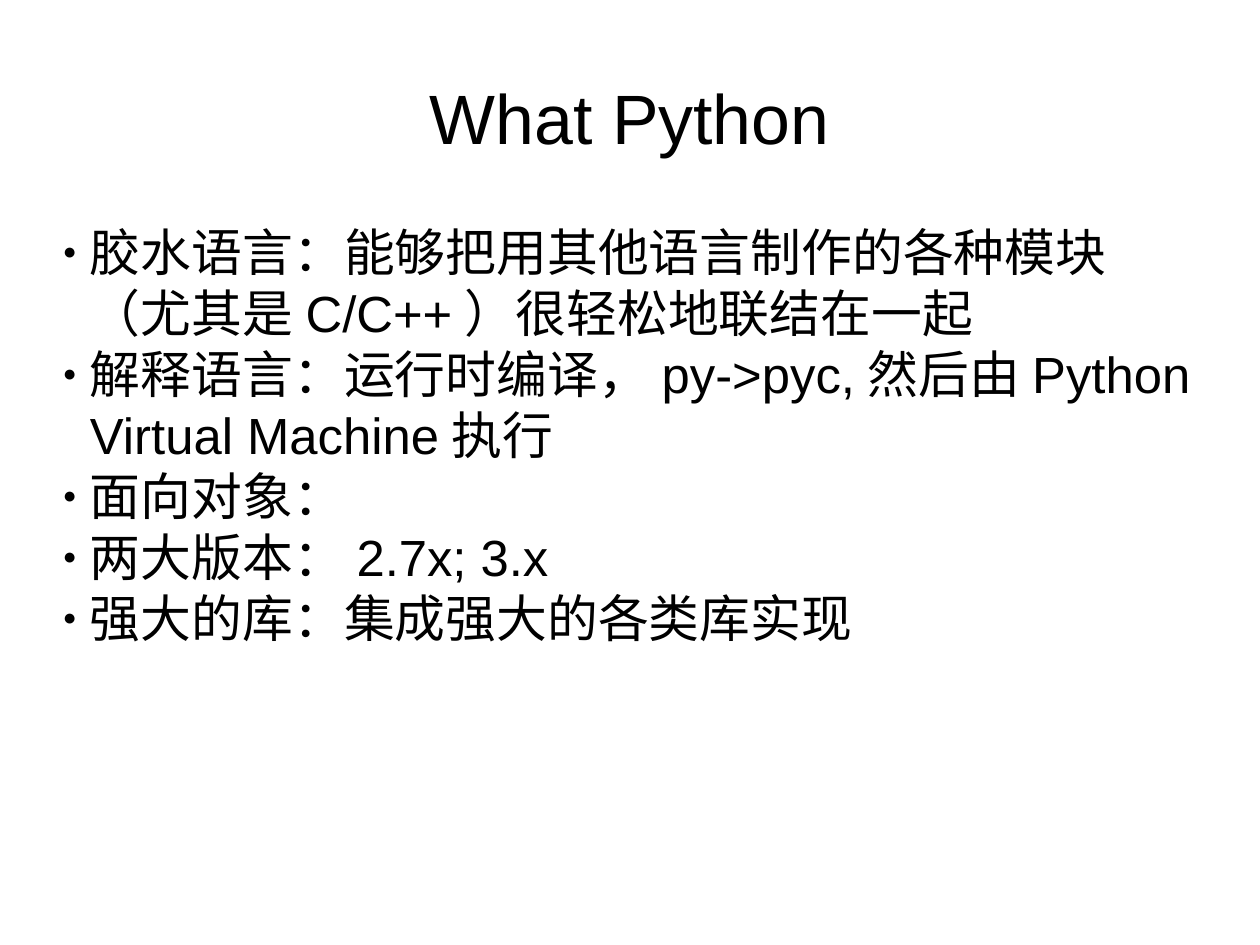
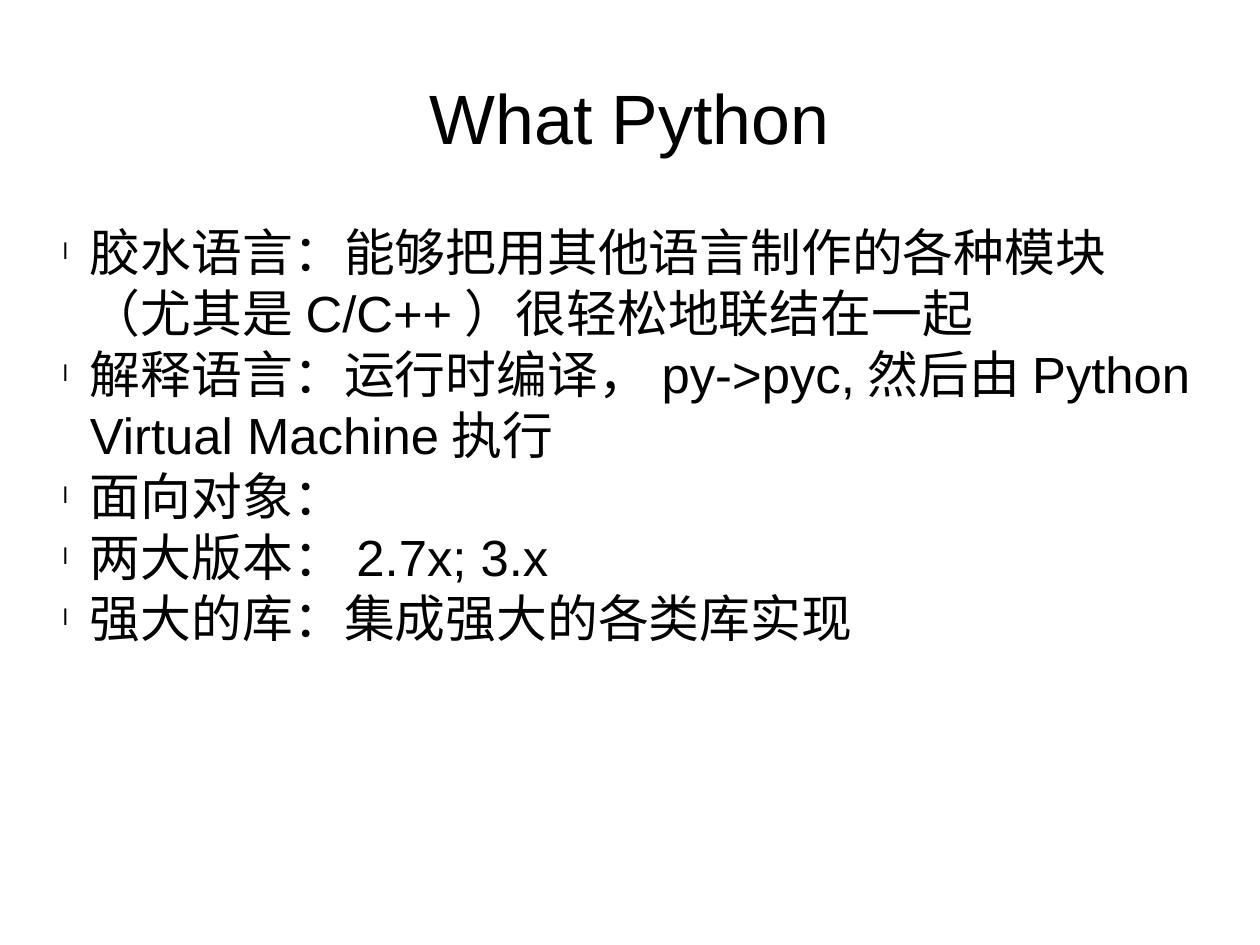
Before and after one commit to haolongzhangm/shell_my, a slide deck: slide 1 of unexeshell/tmp_use/python_l/0/p0.pptx. Drawn at 1260x945 pixels with LibreOffice and Linux fonts; fonts in the diff are those of the drawing. Boxes give left, top, right and bottom in pixels: in the first picture for what was removed or moved away, otherwise in the second. Text is boxed around its words. In the diff, an @@ line names an element or a change of style, - is before the commit and + after.

```diff
--- a/unexeshell/tmp_use/python_l/0/p0.pptx
+++ b/unexeshell/tmp_use/python_l/0/p0.pptx
@@ text "胶水语言：能够把用其他语言制作的各种模块（尤其是C/C++）很轻松地联结在一起" at (90,228,1190,642): bullet ● to l @@
```
Also in this commit, not shown: 2 other slides changed, 5 slides added.
